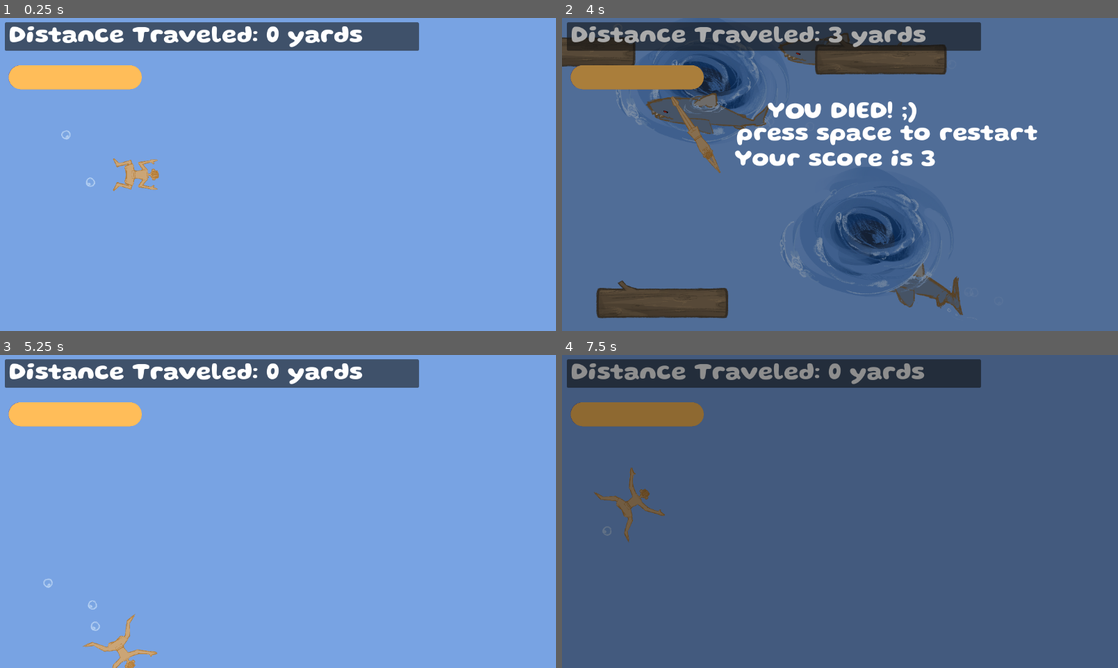
Above: before the commit, frames 1-4 (two rows, left to right).
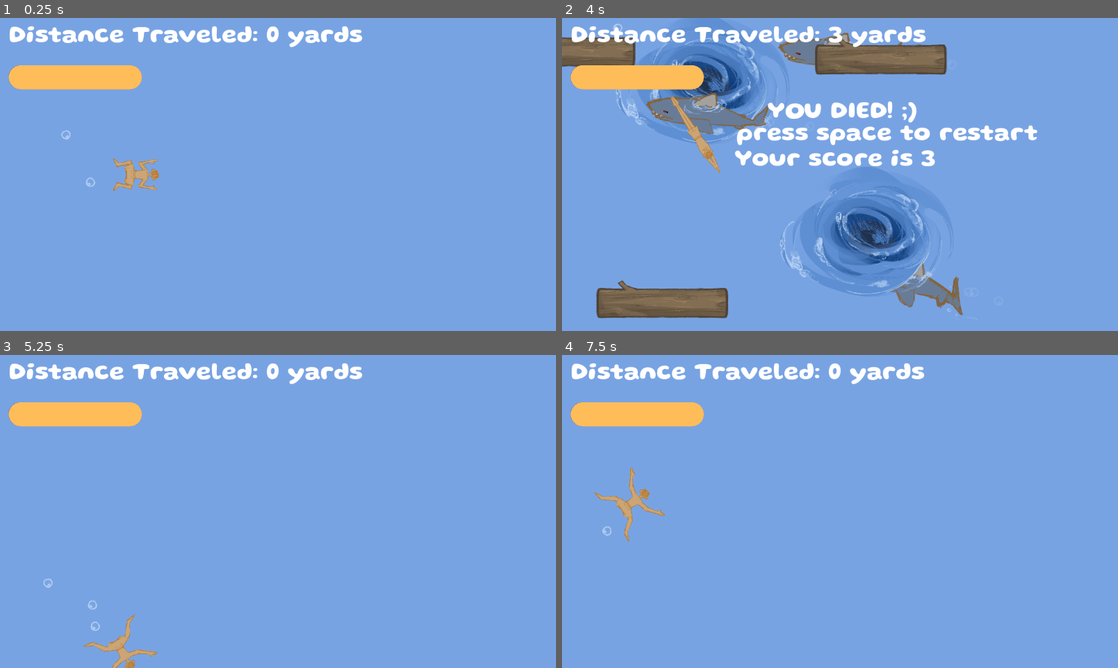
Above: after the commit, the same moments.

Repository: sophieTheProgrammer/microjam-island-61
Game: Godot game, scene res://scenes/game.tscn
Same seed, same stepped clock (60 frames per second), same inputs: the game is played once before the commit and once after it. Sound files missing from this copy of the repository are replaced by a short silence.
Inputs (mouse positions are in pixels of both pictures, inside the frame that each line leads up to):
- Up to frame 1 (0.25 s): no input
- Up to frame 2 (4 s): tap Enter (ui_accept) at 0.5, 0.77, 1.52, 3.02, 3.77 s; move the mouse to (962, 158) at 0.52 s; hold Up (up) 0.53-1.28 s; click (962, 158) at 0.6 s; move the mouse to (728, 190) at 1.27 s; hold Down (down) 1.28-2.03 s; click (728, 190) at 1.35 s; move the mouse to (895, 105) at 2.02 s; hold Up (up) 2.03-3.53 s; click (895, 105) at 2.1 s; move the mouse to (812, 237) at 2.77 s; click (812, 237) at 2.85 s; move the mouse to (1006, 221) at 3.52 s; hold Down (down) from 3.53 s (still down); click (1006, 221) at 3.6 s
- Up to frame 3 (5.25 s): keep holding Down (down); tap Space (restart game) at 4.25 s; move the mouse to (111, 464) at 4.27 s; click (111, 464) at 4.35 s; tap Enter (ui_accept) at 4.52 s; move the mouse to (305, 511) at 5.02 s; click (305, 511) at 5.1 s
- Up to frame 4 (7.5 s): move the mouse to (756, 433) at 5.77 s; release Down (down) at 5.78 s; hold Up (up) from 5.78 s (still down); click (756, 433) at 5.85 s; tap Enter (ui_accept) at 6.02, 6.77 s; move the mouse to (962, 495) at 6.52 s; click (962, 495) at 6.6 s; tap Space (restart game) at 7.25 s; move the mouse to (728, 527) at 7.27 s; click (728, 527) at 7.35 s

The runs differ from the first frame. In frame 1, 5.4% of the frame differs, in the area x 0-76%, y 1-11%; in frame 2, 97%; in frame 3, 5.4%; in frame 4, 100%, in the area x 0-100%, y 0-100%.

Commit message:
slightly less anuersym inducing UI

Diff:
--- a/scenes/ui.tscn
+++ b/scenes/ui.tscn
@@ -11,14 +11,9 @@
 script = ExtResource("1_nt7q6")
 
 [node name="Fade" parent="." unique_id=383164694 instance=ExtResource("2_yev5y")]
+visible = false
 
 [node name="end screen" parent="." unique_id=101591616 instance=ExtResource("2_x4jx1")]
-
-[node name="Panel" type="Panel" parent="." unique_id=1760701443]
-offset_left = 10.0
-offset_top = 9.0
-offset_right = 868.0
-offset_bottom = 68.0
 
 [node name="Distance" type="RichTextLabel" parent="." unique_id=679238702]
 offset_left = 18.0
@@ -28,10 +23,6 @@
 size_flags_horizontal = 0
 size_flags_vertical = 8
 text = "Distance Traveled: "
-
-[node name="VBoxContainer" type="VBoxContainer" parent="." unique_id=1839601623]
-offset_right = 1920.0
-offset_bottom = 1080.0
 
 [node name="Control" type="Control" parent="." unique_id=1458706152]
 layout_mode = 3
